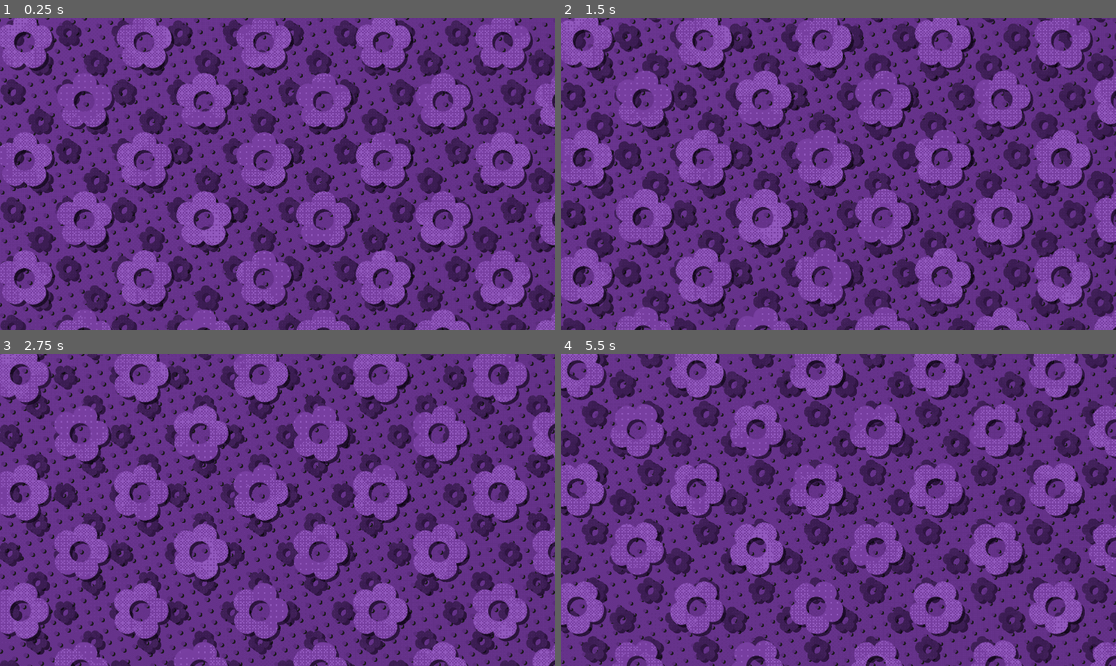
Above: before the commit, frames 1-4 (two rows, left to right).
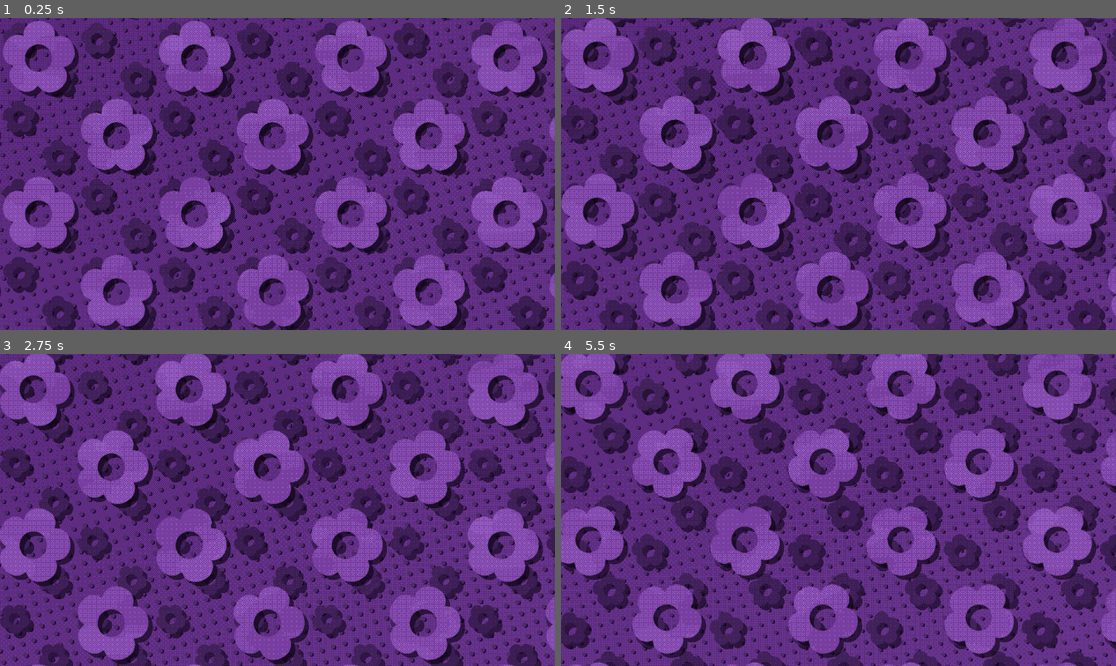
Above: after the commit, the same moments.

Repository: Vivian-Green/stream-background
Game: Godot game, scene res://main.tscn
The game is run twice, just before and just after one commit, with the same random seed, the same clock (stepped at 60 frames per second) and the same inputs.
Inputs:
- Up to frame 1 (0.25 s): no input
- Up to frame 2 (1.5 s): no input
- Up to frame 3 (2.75 s): no input
- Up to frame 4 (5.5 s): no input

The runs differ from the first frame. In frame 1, 58% of the frame differs, in the area x 0-100%, y 0-100%; in frame 2, 62%; in frame 3, 58%; in frame 4, 59%.

Commit message:
changed a lot idk
noise isn't scrolling on the foreground layer now but idk why

Diff:
--- a/bkg.gdshader
+++ b/bkg.gdshader
@@ -12,13 +12,18 @@
 uniform float dot_hardness : hint_range(0.0, 1.0); // Hardness of the dots' edges
 uniform vec4 background_color : source_color; // Background color of the grid
 uniform vec4 background_color2 : source_color; // unimplemented
+
 uniform float background_color_period = 20.0;
+uniform float background_color_wave_strength : hint_range(0, 1);
+uniform float bkgc_offset : hint_range(-1, 1);
 
 uniform float gradient_strength : hint_range(0.0, 1.0);
 
 uniform vec4 dot_color : source_color; // Color of the dots
 uniform vec4 shadow_dot_color : source_color = vec4(0.1, 0.1, 0.1, 1.0); // Color of the shadow dots
 uniform vec2 shadow_offset;
+
+uniform float backgroundDitherPPP : hint_range(1.0, 16.0, 1.0);
 
 // Uniforms for the control points of the Bezier curve
 uniform vec2 p0;
@@ -104,11 +109,13 @@
     float shadow_dot_intensity = calculate_dot_intensity(uv_rotated + shadow_offset, grid_size, dot_width, 1.0 - dot_hardness);
 
     // Calculate background intensity based on period
-	float gradient = sqrt((UV.x * UV.x + UV.y * UV.y)) * gradient_strength;
-    float background_intensity = sin(TIME / background_color_period) * (1.0-gradient) + gradient;
+	float dist = sqrt((UV.x * UV.x + UV.y * UV.y * (16.0/9.0))) / sqrt(2.0);
+	float gradient = bkgc_offset + (dist * gradient_strength) + (0.3 * sin((TIME / background_color_period)) * background_color_wave_strength);
+
+    float background_intensity = sin(TIME / background_color_period) * background_color_wave_strength + gradient;
 
     // Calculate dithering between background colors
-    vec4 dithered_background_color = mix(background_color, background_color2, dither(UV*(160.0*4.0), background_intensity));
+    vec4 dithered_background_color = mix(background_color, background_color2, dither(SCREEN_UV*(vec2(1920.0, 1080.0) / backgroundDitherPPP), background_intensity));
 
     // Combine the main dot and shadow dot colors
     vec3 combined_color = mix(shadow_dot_color.rgb, dithered_background_color.rgb, shadow_dot_intensity);
--- a/checkerThing.gdshader
+++ b/checkerThing.gdshader
@@ -1,13 +1,14 @@
 shader_type canvas_item;
 
 // Uniforms grouped by functionality
+uniform vec2 draw_offset = vec2(0.0, 0.0);
+
 uniform vec4 color1 : source_color;
 uniform vec4 color2 : source_color;
 uniform bool doDither = true;
 uniform float speed = 0;
 uniform float speed2 = 0.2;
 uniform float transOffset = -0.2;
-uniform float pixelation = 32.0;
 uniform float noiseScale = 0.1;
 uniform vec2 ditherScale = vec2(3200, 3200);
 uniform vec2 baseScale = vec2(1, 1);
@@ -17,9 +18,6 @@
 uniform float trueAlpha = 0.2;
 
 uniform float rotSpeed = 5; // degrees per second
-
-uniform vec2 textureSize = vec2(94, 93);
-varying vec2 pixelSize;
 
 // Zoom-related uniforms
 uniform float zoomFactor = 1;
@@ -35,19 +33,33 @@
     vec4(0.6875, 0.4375, 0.6250, 0.3750)
 );
 
+// Uniforms for noise offset
+uniform float noiseOffsetSpeed = 1.0; // Speed of noise offset change
+uniform float noiseOffsetScale = 1.0; // Scale of noise offset
+
 // Function to calculate dithering
-// Function to calculate dithering
-float dither(vec2 position, float brightness) {
-    vec2 ditherPos = mod(position, 4.0);
+float dither(vec2 uvPosition, float brightness) {
+    // Convert the UV position to pixel space
+    vec2 pixelPosition = uvPosition * vec2(1920.0, 1080.0);
+
+    // Apply the dither scale, which is in pixel space
+    vec2 ditherPos = pixelPosition / ditherScale;
+
+    // Wrap the position to the size of the dither matrix
+    ditherPos = mod(ditherPos, 4.0);
+
+    // Get the threshold value from the dither matrix
     float ditherThreshold = ditherMatrix[int(ditherPos.x)][int(ditherPos.y)];
-    return float(brightness > ditherThreshold) * 1.0;
+
+    // Return the dithered brightness value
+    return float(brightness > ditherThreshold);
 }
 
-// Function to calculate tiling UV
+
+// Function to calculate tiling UV without pixelation
 vec2 calculateTilingUV(vec2 uv, float time) {
     vec2 tiling_uv = uv * baseScale;
     tiling_uv += time * speed * dir;
-    tiling_uv = floor(tiling_uv * pixelation) / pixelation;
     return tiling_uv;
 }
 
@@ -80,12 +92,8 @@
     return rotated_uv;
 }
 
-
-
-
-
 void vertex() {
-	pixelSize = vec2(1.0/textureSize.x, 1.0/textureSize.y);
+    // No operations in vertex shader for this example
 }
 
 void fragment() {
@@ -97,37 +105,34 @@
     // Apply the current zoom offset to the zoom factor
     float currentZoomFactor = zoomFactor + currentZoomOffset;
 
-    vec2 uv = UV;
+    vec2 uv = SCREEN_UV * (vec2((16.0/9.0), 1.0)) + draw_offset;
 
-    // Calculate UVs for various effects
-	// checker needs to use zoomed UV in its check
+    // Calculate UVs for tiling without pixelation
     vec2 tiling_uv = calculateTilingUV(uv, time);
-    vec2 noise_uv = mod((tiling_uv + (time * speed2 * dir2)) * noiseScale, 1.0);
-    vec2 zoomed_uv = applyZoomAndRotate(tiling_uv, currentZoomFactor, TIME);
+
+    // Apply zoom and rotation to tiling UV coordinates
+    vec2 zoomed_uv = applyZoomAndRotate(tiling_uv, currentZoomFactor, time);
 
     // Sample the texture and apply alpha
     vec4 texture_color = texture(TEXTURE, zoomed_uv);
-    texture_color += texture(TEXTURE, zoomed_uv + vec2(0.0, pixelSize.y/2.0));
-    texture_color += texture(TEXTURE, zoomed_uv + vec2(pixelSize.x/2.0, 0.0));
-    texture_color += texture(TEXTURE, zoomed_uv + vec2(pixelSize.x/2.0, pixelSize.y/2.0));
-    texture_color *= vec4(0.25, 0.25, 0.25, 0.25);
     texture_color.a *= trueAlpha;
 
-    // todo: this allows shadows overlapping- get which tile a pixel *would be sampling* for the checker pattern
+    // Calculate noise alpha
+    float noise_alpha = texture(noise_tex, SCREEN_UV * noiseScale).r;
+    noise_alpha = round((noise_alpha + transOffset) * 4.0) / 4.0;
 
-    // Apply checker pattern and dithering
-    bool checker = mod(floor(tiling_uv.x) + floor(tiling_uv.y), 2.0) < 1.0;
-    float noise_alpha = texture(noise_tex, noise_uv).r;
-    noise_alpha = noise_alpha = round((noise_alpha + transOffset) * 4.0) / 4.0;
-    float dithered_value = doDither ? dither(noise_uv * ditherScale, noise_alpha) : 0.0;
+    // Calculate dithering only for the noise pattern
+    float dithered_value = doDither ? dither(SCREEN_UV, noise_alpha) : noise_alpha;
 
     // Combine colors and apply shadow
     vec4 mixedColor = mix(color1, color2, dithered_value);
     mixedColor.a = texture_color.a;
 
+    // Apply checker pattern and alpha blending
+    bool checker = mod(floor(tiling_uv.x) + floor(tiling_uv.y), 2.0) < 1.0;
     if (checker) {
         COLOR = mixedColor;
-		COLOR.a = mix(0, COLOR.a, step(0.5, mixedColor.a));
+        COLOR.a = mix(0.0, COLOR.a, step(0.5, mixedColor.a));
     } else {
         COLOR.a = 0.0;
     }
--- /dev/null
+++ b/controller.gd
@@ -0,0 +1,117 @@
+extends Node2D
+
+@export var big_speed: float = 0.05
+@export var big_speed2: float = 0.05
+@export var big_trans_offset: float = 0.2
+@export var big_pixelation: float = 1000
+@export var big_noise_scale: float = 0.3
+@export var big_dither_scale: Vector2 = Vector2(4, 4)
+@export var big_base_scale: Vector2 = Vector2(3, 3)
+@export var big_dir: Vector2 = Vector2(0.5, 0.5)
+@export var big_dir2: Vector2 = Vector2(0.25, 0.5)
+@export var big_true_alpha: float = 1
+@export var big_rot_speed: float = -0.1
+@export var big_texture_size: Vector2 = Vector2(100, 100)
+@export var big_zoom_factor: float = 1
+@export var big_min_zoom_offset: float = -0.1
+@export var big_max_zoom_offset: float = -0.04
+@export var big_pulse_frequency: float = 0.15
+
+@export var small_speed: float = 0.2
+@export var small_speed2: float = 0.001
+@export var small_trans_offset: float = 0.3
+@export var small_pixelation: float = 10000
+@export var small_noise_scale: float = 0.3
+@export var small_dither_scale: Vector2 = Vector2(4, 4)
+@export var small_base_scale: Vector2 = Vector2(8, 8)
+@export var small_dir: Vector2 = Vector2(-0.25, -0.5)
+@export var small_dir2: Vector2 = Vector2(0.25, 0)
+@export var small_true_alpha: bool = false
+@export var small_rot_speed: float = 0.25
+@export var small_texture_size: Vector2 = Vector2(94, 93)
+@export var small_zoom_factor: float = 1
+@export var small_min_zoom_offset: float = -0.3
+@export var small_max_zoom_offset: float = -0.1
+@export var small_pulse_frequency: float = 0.15
+
+func _ready():
+	set_process(true)
+
+func _process(delta):
+	return
+	# todo: need to reference the shaders, not the nodes-
+	$big.speed = big_speed
+	$bigShadow.speed = big_speed
+	$big.speed2 = big_speed2
+	$bigShadow.speed2 = big_speed2
+	update_big_properties()
+	update_small_properties()
+	snap_to_pixel_grid($big)
+	snap_to_pixel_grid($bigShadow)
+	snap_to_pixel_grid($small)
+	snap_to_pixel_grid($smallShadow)
+
+func update_big_properties():
+	$big.trans_offset = big_trans_offset
+	$bigShadow.trans_offset = big_trans_offset
+	$big.pixelation = big_pixelation
+	$bigShadow.pixelation = big_pixelation
+	$big.noise_scale = big_noise_scale
+	$bigShadow.noise_scale = big_noise_scale
+	$big.dither_scale = big_dither_scale
+	$bigShadow.dither_scale = big_dither_scale
+	$big.base_scale = big_base_scale
+	$bigShadow.base_scale = big_base_scale
+	$big.dir = big_dir
+	$bigShadow.dir = big_dir
+	$big.dir2 = big_dir2
+	$bigShadow.dir2 = big_dir2
+	$big.true_alpha = big_true_alpha
+	$bigShadow.true_alpha = big_true_alpha
+	$big.rot_speed = big_rot_speed
+	$bigShadow.rot_speed = big_rot_speed
+	$big.texture_size = big_texture_size
+	$bigShadow.texture_size = big_texture_size
+	$big.zoom_factor = big_zoom_factor
+	$bigShadow.zoom_factor = big_zoom_factor
+	$big.min_zoom_offset = big_min_zoom_offset
+	$bigShadow.min_zoom_offset = big_min_zoom_offset
+	$big.max_zoom_offset = big_max_zoom_offset
+	$bigShadow.max_zoom_offset = big_max_zoom_offset
+	$big.pulse_frequency = big_pulse_frequency
+	$bigShadow.pulse_frequency = big_pulse_frequency
+
+func update_small_properties():
+	$small.trans_offset = small_trans_offset
+	$smallShadow.trans_offset = small_trans_offset
+	$small.pixelation = small_pixelation
+	$smallShadow.pixelation = small_pixelation
+	$small.noise_scale = small_noise_scale
+	$smallShadow.noise_scale = small_noise_scale
+	$small.dither_scale = small_dither_scale
+	$smallShadow.dither_scale = small_dither_scale
+	$small.base_scale = small_base_scale
+	$smallShadow.base_scale = small_base_scale
+	$small.dir = small_dir
+	$smallShadow.dir = small_dir
+	$small.dir2 = small_dir2
+	$smallShadow.dir2 = small_dir2
+	$small.true_alpha = small_true_alpha
+	$smallShadow.true_alpha = small_true_alpha
+	$small.rot_speed = small_rot_speed
+	$smallShadow.rot_speed = small_rot_speed
+	$small.texture_size = small_texture_size
+	$smallShadow.texture_size = small_texture_size
+	$small.zoom_factor = small_zoom_factor
+	$smallShadow.zoom_factor = small_zoom_factor
+	$small.min_zoom_offset = small_min_zoom_offset
+	$smallShadow.min_zoom_offset = small_min_zoom_offset
+	$small.max_zoom_offset = small_max_zoom_offset
+	$smallShadow.max_zoom_offset = small_max_zoom_offset
+	$small.pulse_frequency = small_pulse_frequency
+	$smallShadow.pulse_frequency = small_pulse_frequency
+
+func snap_to_pixel_grid(sprite):
+	var gridSize = $bkg.texture.get_size()
+	sprite.position.x = round(sprite.position.x / gridSize.x) * gridSize.x
+	sprite.position.y = round(sprite.position.y / gridSize.y) * gridSize.y
--- a/debug.gd
+++ /dev/null
@@ -1,14 +0,0 @@
-extends Node2D
-
-var last = 0
-
-# Called when the node enters the scene tree for the first time.
-func _ready():
-	pass # Replace with function body.
-
-
-# Called every frame. 'delta' is the elapsed time since the previous frame.
-func _process(delta):
-	if Engine.get_frames_per_second() != last:
-		last = Engine.get_frames_per_second()
-		print(str(Engine.get_frames_per_second()) + " fps")
--- a/main.tscn
+++ b/main.tscn
@@ -1,8 +1,8 @@
 [gd_scene load_steps=18 format=3 uid="uid://bq5kbfv4j8o8r"]
 
 [ext_resource type="Shader" path="res://checkerThing.gdshader" id="1_68uck"]
-[ext_resource type="Script" path="res://debug.gd" id="1_cwo6h"]
-[ext_resource type="Texture2D" uid="uid://b4bg1i04sgvij" path="res://fler.png" id="2_185or"]
+[ext_resource type="Script" path="res://controller.gd" id="1_cwo6h"]
+[ext_resource type="Texture2D" uid="uid://bs4sqquk1phug" path="res://fler.png" id="2_185or"]
 [ext_resource type="Shader" path="res://bkg.gdshader" id="2_beqms"]
 
 [sub_resource type="ShaderMaterial" id="ShaderMaterial_usnhh"]
@@ -14,13 +14,16 @@
 shader_parameter/dot_width_range2 = Vector2(-0.02, 0.02)
 shader_parameter/dot_width_period2 = 7.0
 shader_parameter/dot_hardness = 0.98
-shader_parameter/background_color = Color(0.41601, 0.209256, 0.565285, 1)
-shader_parameter/background_color2 = Color(0.38515, 0.189165, 0.525249, 1)
-shader_parameter/background_color_period = 20.0
-shader_parameter/gradient_strength = 0.8
-shader_parameter/dot_color = Color(0.357667, 0.17391, 0.489661, 1)
-shader_parameter/shadow_dot_color = Color(0.1, 0.1, 0.1, 1)
+shader_parameter/background_color = Color(0.334875, 0.1457, 0.47, 1)
+shader_parameter/background_color2 = Color(0.402348, 0.202328, 0.545275, 1)
+shader_parameter/background_color_period = 10.0
+shader_parameter/background_color_wave_strength = 0.3
+shader_parameter/bkgc_offset = 0.2
+shader_parameter/gradient_strength = 0.7
+shader_parameter/dot_color = Color(0.3075, 0.164, 0.41, 1)
+shader_parameter/shadow_dot_color = Color(0.14927, 0.0437, 0.23, 1)
 shader_parameter/shadow_offset = Vector2(-0.002, -0.002)
+shader_parameter/backgroundDitherPPP = 4.0
 shader_parameter/p0 = Vector2(0.05, 0.05)
 shader_parameter/p1 = Vector2(0.15, 0.05)
 shader_parameter/p2 = Vector2(0.1, 0.1)
@@ -44,26 +47,27 @@
 
 [sub_resource type="ShaderMaterial" id="ShaderMaterial_8wgmu"]
 shader = ExtResource("1_68uck")
+shader_parameter/draw_offset = Vector2(0, 0)
 shader_parameter/color1 = Color(0.28522, 0.1482, 0.39, 1)
 shader_parameter/color2 = Color(0.232965, 0.112135, 0.32525, 1)
 shader_parameter/doDither = true
 shader_parameter/speed = 0.2
 shader_parameter/speed2 = 0.001
 shader_parameter/transOffset = 0.3
-shader_parameter/pixelation = 10000.0
-shader_parameter/noiseScale = 0.2
-shader_parameter/ditherScale = Vector2(200, 200)
-shader_parameter/baseScale = Vector2(1, 1)
+shader_parameter/noiseScale = 0.3
+shader_parameter/ditherScale = Vector2(4, 4)
+shader_parameter/baseScale = Vector2(8, 8)
 shader_parameter/dir = Vector2(0.25, -0.5)
 shader_parameter/dir2 = Vector2(0.25, 0)
 shader_parameter/trueAlpha = 1.0
 shader_parameter/rotSpeed = 0.25
-shader_parameter/textureSize = Vector2(94, 93)
 shader_parameter/zoomFactor = 1.0
 shader_parameter/minZoomOffset = -0.3
 shader_parameter/maxZoomOffset = -0.1
 shader_parameter/pulseFrequency = 0.2
 shader_parameter/ditherMatrix = Projection(0.0625, 0.8125, 0.25, 1, 0.5625, 0.3125, 0.75, 0.5, 0.1875, 0.9375, 0.125, 0.875, 0.6875, 0.4375, 0.625, 0.375)
+shader_parameter/noiseOffsetSpeed = 1.0
+shader_parameter/noiseOffsetScale = 1.0
 shader_parameter/noise_tex = SubResource("NoiseTexture2D_h1nne")
 
 [sub_resource type="FastNoiseLite" id="FastNoiseLite_a1mbq"]
@@ -81,26 +85,27 @@
 
 [sub_resource type="ShaderMaterial" id="ShaderMaterial_sgnbu"]
 shader = ExtResource("1_68uck")
+shader_parameter/draw_offset = Vector2(-0.015, -0.015)
 shader_parameter/color1 = Color(0, 0, 0, 1)
 shader_parameter/color2 = Color(0.0537134, 0.0148075, 0.0887038, 1)
 shader_parameter/doDither = true
 shader_parameter/speed = 0.2
 shader_parameter/speed2 = 0.001
 shader_parameter/transOffset = 0.3
-shader_parameter/pixelation = 10000.0
 shader_parameter/noiseScale = 0.2
-shader_parameter/ditherScale = Vector2(200, 200)
-shader_parameter/baseScale = Vector2(1, 1)
+shader_parameter/ditherScale = Vector2(4, 4)
+shader_parameter/baseScale = Vector2(8, 8)
 shader_parameter/dir = Vector2(0.25, -0.5)
 shader_parameter/dir2 = Vector2(0.25, 0)
 shader_parameter/trueAlpha = 0.6
 shader_parameter/rotSpeed = 0.25
-shader_parameter/textureSize = Vector2(94, 93)
 shader_parameter/zoomFactor = 1.0
 shader_parameter/minZoomOffset = -0.3
 shader_parameter/maxZoomOffset = -0.1
 shader_parameter/pulseFrequency = 0.2
 shader_parameter/ditherMatrix = Projection(0.0625, 0.8125, 0.25, 1, 0.5625, 0.3125, 0.75, 0.5, 0.1875, 0.9375, 0.125, 0.875, 0.6875, 0.4375, 0.625, 0.375)
+shader_parameter/noiseOffsetSpeed = 1.0
+shader_parameter/noiseOffsetScale = 1.0
 shader_parameter/noise_tex = SubResource("NoiseTexture2D_iemdg")
 
 [sub_resource type="FastNoiseLite" id="FastNoiseLite_yht7s"]
@@ -118,26 +123,27 @@
 
 [sub_resource type="ShaderMaterial" id="ShaderMaterial_k8rj5"]
 shader = ExtResource("1_68uck")
+shader_parameter/draw_offset = Vector2(0, 0)
 shader_parameter/color1 = Color(0.573845, 0.349313, 0.747492, 1)
 shader_parameter/color2 = Color(0.469875, 0.2457, 0.63, 1)
 shader_parameter/doDither = true
 shader_parameter/speed = 0.05
 shader_parameter/speed2 = 0.05
 shader_parameter/transOffset = 0.2
-shader_parameter/pixelation = 10000.0
-shader_parameter/noiseScale = 0.1
-shader_parameter/ditherScale = Vector2(400, 400)
-shader_parameter/baseScale = Vector2(1, 1)
+shader_parameter/noiseScale = 1.0
+shader_parameter/ditherScale = Vector2(4, 4)
+shader_parameter/baseScale = Vector2(4, 4)
 shader_parameter/dir = Vector2(0.5, 0.5)
 shader_parameter/dir2 = Vector2(0.25, 0.5)
 shader_parameter/trueAlpha = 1.0
 shader_parameter/rotSpeed = -0.1
-shader_parameter/textureSize = Vector2(100, 100)
 shader_parameter/zoomFactor = 1.0
 shader_parameter/minZoomOffset = -0.1
 shader_parameter/maxZoomOffset = -0.04
 shader_parameter/pulseFrequency = 0.15
 shader_parameter/ditherMatrix = Projection(0.0625, 0.8125, 0.25, 1, 0.5625, 0.3125, 0.75, 0.5, 0.1875, 0.9375, 0.125, 0.875, 0.6875, 0.4375, 0.625, 0.375)
+shader_parameter/noiseOffsetSpeed = 10.0
+shader_parameter/noiseOffsetScale = 100.0
 shader_parameter/noise_tex = SubResource("NoiseTexture2D_e5lx3")
 
 [sub_resource type="FastNoiseLite" id="FastNoiseLite_k2u67"]
@@ -155,30 +161,32 @@
 
 [sub_resource type="ShaderMaterial" id="ShaderMaterial_er58o"]
 shader = ExtResource("1_68uck")
+shader_parameter/draw_offset = Vector2(-0.015, -0.015)
 shader_parameter/color1 = Color(0, 0, 0, 1)
 shader_parameter/color2 = Color(0.042892, 0.0101673, 0.0738577, 1)
 shader_parameter/doDither = true
 shader_parameter/speed = 0.05
 shader_parameter/speed2 = 0.05
 shader_parameter/transOffset = 0.2
-shader_parameter/pixelation = 10000.0
 shader_parameter/noiseScale = 0.1
-shader_parameter/ditherScale = Vector2(400, 400)
-shader_parameter/baseScale = Vector2(1, 1)
+shader_parameter/ditherScale = Vector2(4, 4)
+shader_parameter/baseScale = Vector2(4, 4)
 shader_parameter/dir = Vector2(0.5, 0.5)
 shader_parameter/dir2 = Vector2(0.25, 0.5)
 shader_parameter/trueAlpha = 0.6
 shader_parameter/rotSpeed = -0.1
-shader_parameter/textureSize = Vector2(100, 100)
 shader_parameter/zoomFactor = 1.0
 shader_parameter/minZoomOffset = -0.1
 shader_parameter/maxZoomOffset = -0.04
 shader_parameter/pulseFrequency = 0.15
 shader_parameter/ditherMatrix = Projection(0.0625, 0.8125, 0.25, 1, 0.5625, 0.3125, 0.75, 0.5, 0.1875, 0.9375, 0.125, 0.875, 0.6875, 0.4375, 0.625, 0.375)
+shader_parameter/noiseOffsetSpeed = 1.0
+shader_parameter/noiseOffsetScale = 1.0
 shader_parameter/noise_tex = SubResource("NoiseTexture2D_cic08")
 
 [node name="Node2D" type="Node2D"]
 script = ExtResource("1_cwo6h")
+big_base_scale = Vector2(4, 4)
 
 [node name="bkg" type="ColorRect" parent="."]
 z_index = -4096
@@ -187,7 +195,6 @@
 offset_top = -75.0
 offset_right = 2038.0
 offset_bottom = 1973.0
-color = Color(0.331875, 0.1665, 0.45, 1)
 
 [node name="small" type="Sprite2D" parent="."]
 modulate = Color(1, 1, 1, 0.152941)
Not shown, changed: .gitignore
